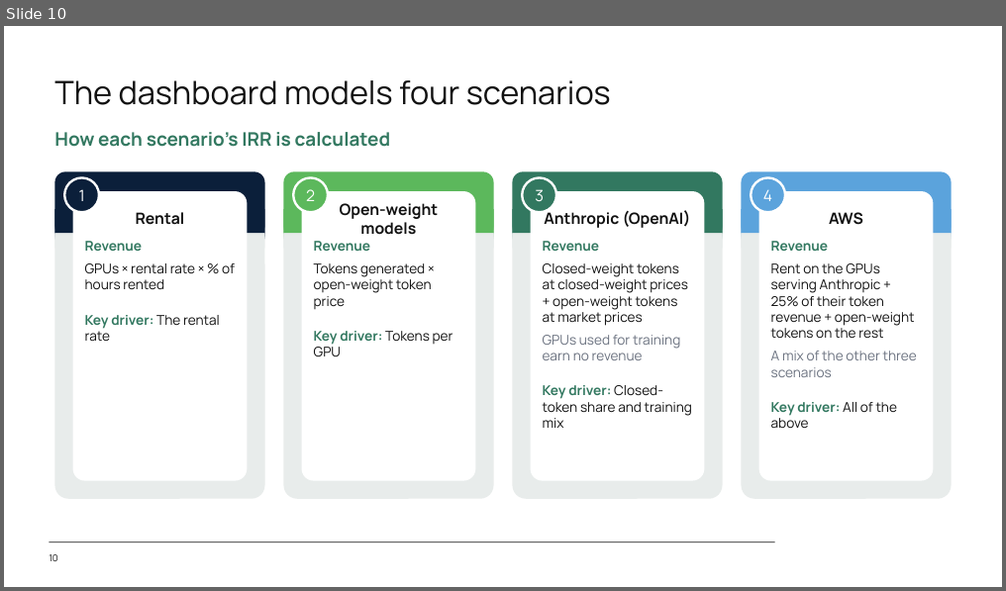
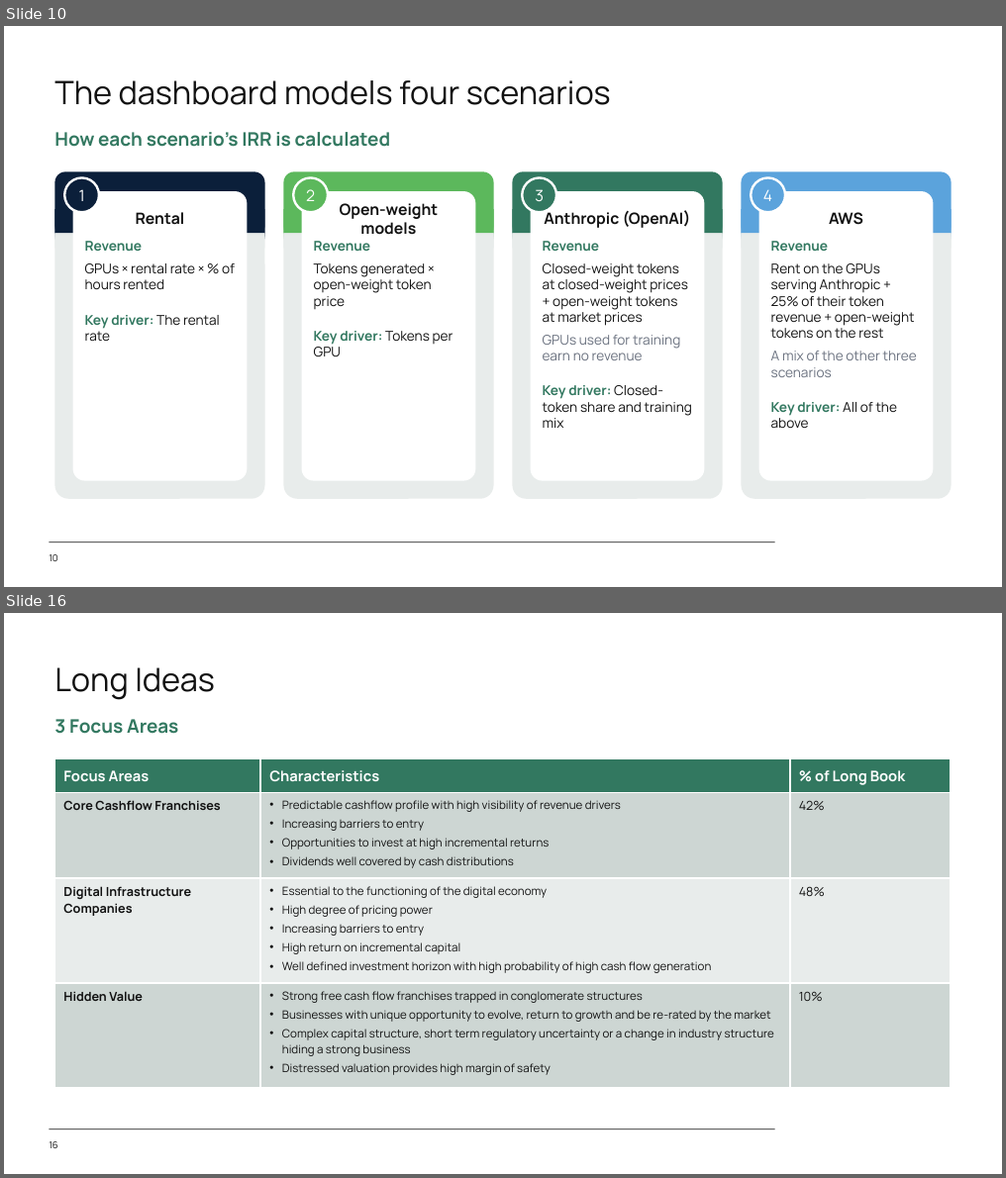
Before and after one commit to SystemCapital/AI-Dashboard, a slide deck: presentation/AI_Unit_Economics.pptx. Shown one above the other, each under a label of ours: slide 10 before the commit, slides 10 and 16 after it; the slides between them are not shown. The pictures are 1006x591 and 1006x1178 pixels, drawn with LibreOffice and Linux fonts; fonts in the diff are those of the drawing; background and template pictures are left out. Boxes give left, top, right and bottom in pixels: in the first picture for what was removed or moved away, otherwise in the second. Text is boxed around its words. In the diff, an @@ line names an element or a change of style, - is before the commit and + after.

```diff
--- a/presentation/AI_Unit_Economics.pptx
+++ b/presentation/AI_Unit_Economics.pptx
@@ slide 16 added at (4,613,1002,1174), background #FFFFFF; not listed: 1 template element that a slide beside it also shows @@
@@ title added at (54,667,215,699), 31 pt, text #111111 @@
+Long Ideas
@@ text added at (54,719,178,734), 18 pt, text #327860, bold @@
+3 Focus Areas
@@ table added at (54,759,951,1079), 4 rows, 3 columns @@
+Focus Areas | Characteristics | % of Long Book
+Core Cashflow Franchises | Predictable cashflow profile with high visibility of revenue drivers / Increasing barriers to entry / Opportunities to invest at high incremental returns / Dividends well covered by cash distributions | 42%
+Digital Infrastructure Companies | Essential to the functioning of the digital economy / High degree of pricing power / Increasing barriers to entry / High return on incremental capital / Well defined investment horizon with high probability of high cash flow generation | 48%
+Hidden Value | Strong free cash flow franchises trapped in conglomerate structures / Businesses with unique opportunity to evolve, return to growth and be re-rated by the market / Complex capital structure, short term regulatory uncertainty or a change in industry structure hiding a strong business / Distressed valuation provides high margin of safety | 10%
@@ page number added at (49,1142,58,1149), 9 pt, text #111111 @@
+16
```
Also in this commit, not shown: 1 other slide added, 1 slide removed, 1 other file.
